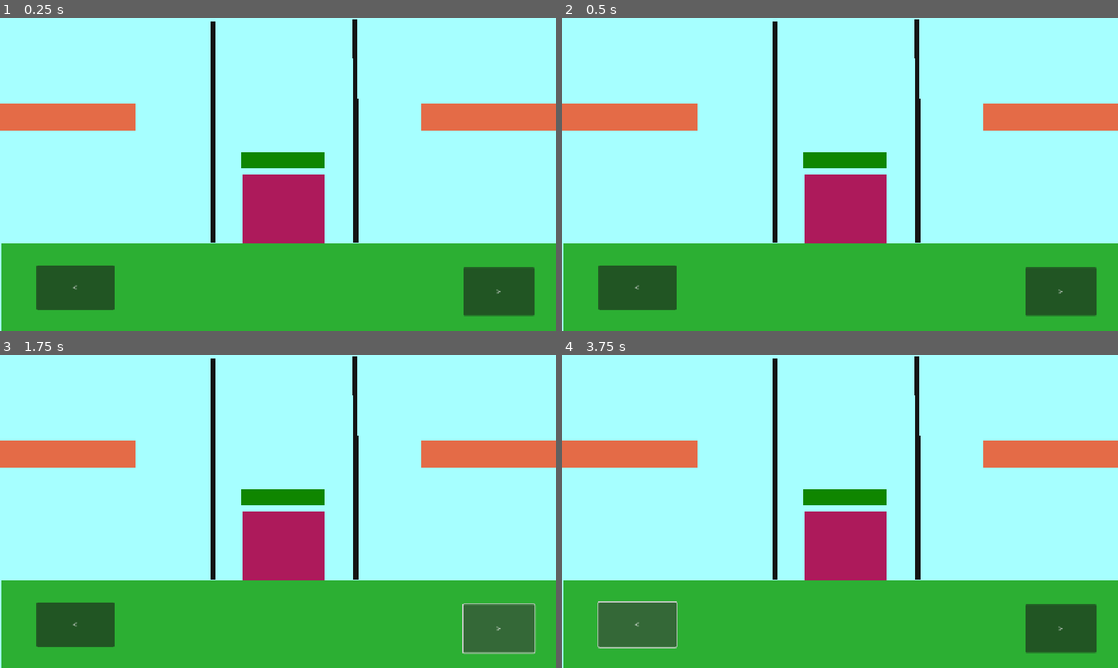
Above: before the commit, frames 1-4 (two rows, left to right).
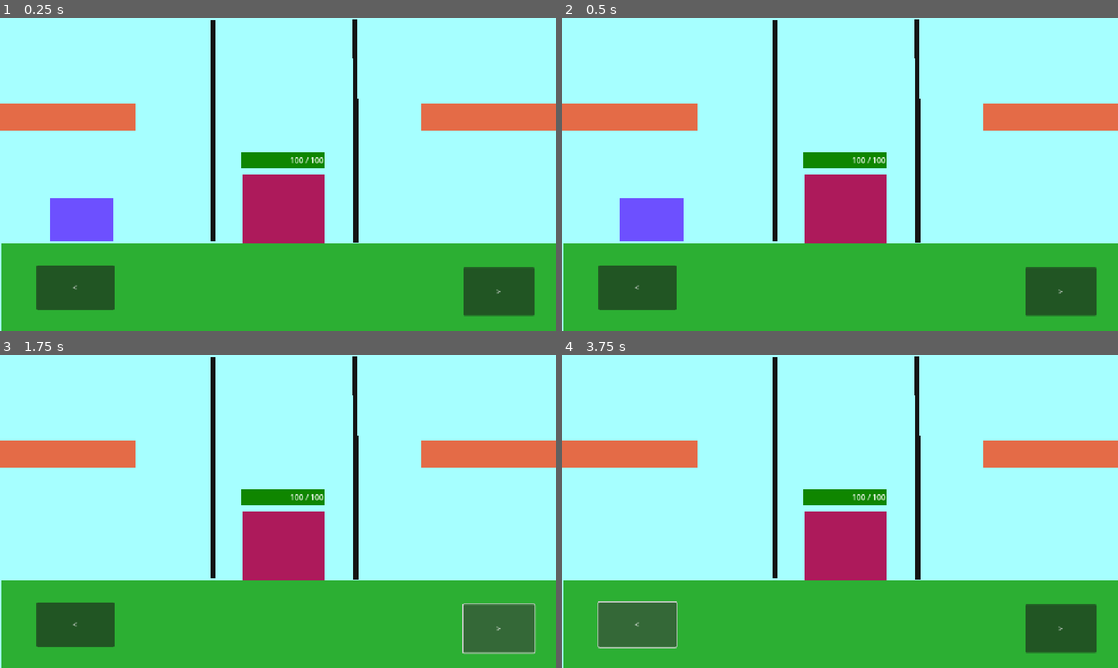
Above: after the commit, the same moments.

Repository: ninjadragonliu/Something
Game: Godot game, scene res://Scenes/world.tscn
Same seed, same stepped clock (60 frames per second), same inputs: the game is played once before the commit and once after it. The project has no main scene, so this scene is started directly.
Inputs:
- Up to frame 1 (0.25 s): no input
- Up to frame 2 (0.5 s): no input
- Up to frame 3 (1.75 s): click "<" at 0.5 s; click ">" at 1.25 s
- Up to frame 4 (3.75 s): click "<" at 2 s; click ">" at 2.75 s; click "<" at 3.5 s

The runs differ from the first frame. In frame 1, 1.6% of the frame differs, in the area x 9-59%, y 0-72%; in frame 2, 1.7%, in the area x 10-59%, y 0-72%; in frame 3, less than 0.1%; in frame 4, less than 0.1%.

Commit message:
added some code for player attacking on the left

Diff:
--- a/something/Scenes/events.tscn
+++ b/something/Scenes/events.tscn
@@ -24,6 +24,7 @@
 grow_horizontal = 2
 grow_vertical = 2
 texture = SubResource("CanvasTexture_6l0bw")
+metadata/_edit_lock_ = true
 
 [node name="VBoxContainer" type="VBoxContainer" parent="."]
 layout_mode = 1
@@ -76,6 +77,7 @@
 grow_horizontal = 0
 theme_override_font_sizes/font_size = 40
 text = "X"
+metadata/_edit_lock_ = true
 
 [node name="TextureRect" type="TextureRect" parent="."]
 self_modulate = Color(0.454902, 1, 1, 1)
@@ -102,7 +104,8 @@
 offset_bottom = 93.0
 grow_horizontal = 2
 theme_override_font_sizes/font_size = 40
-text = "Event"
+text = "Events"
 horizontal_alignment = 1
+vertical_alignment = 1
 
 [connection signal="pressed" from="Back" to="." method="_on_back_pressed"]
--- a/something/Scenes/levels.tscn
+++ b/something/Scenes/levels.tscn
@@ -1,4 +1,6 @@
-[gd_scene load_steps=4 format=3 uid="uid://dsgm4fplk58dm"]
+[gd_scene load_steps=5 format=3 uid="uid://dsgm4fplk58dm"]
+
+[ext_resource type="Script" uid="uid://crfhyynmj2bju" path="res://Scripts/levels.gd" id="1_yh33m"]
 
 [sub_resource type="CanvasTexture" id="CanvasTexture_kmev3"]
 
@@ -13,6 +15,8 @@
 anchor_bottom = 1.0
 grow_horizontal = 2
 grow_vertical = 2
+script = ExtResource("1_yh33m")
+metadata/_edit_lock_ = true
 
 [node name="Background" type="TextureRect" parent="."]
 self_modulate = Color(3.85046e-07, 0.856162, 0.856695, 1)
@@ -121,7 +125,6 @@
 offset_right = 182.0
 offset_bottom = 533.0
 text = "button"
-metadata/_edit_lock_ = true
 
 [node name="Button2" type="Button" parent="."]
 layout_mode = 0
@@ -143,19 +146,19 @@
 
 [node name="Button4" type="Button" parent="."]
 layout_mode = 0
-offset_left = 756.0
-offset_top = 39.0
-offset_right = 817.0
-offset_bottom = 70.0
+offset_left = 711.0
+offset_top = 38.0
+offset_right = 772.0
+offset_bottom = 69.0
 text = "button"
 metadata/_edit_lock_ = true
 
 [node name="Button5" type="Button" parent="."]
 layout_mode = 0
-offset_left = 1050.0
-offset_top = 36.0
-offset_right = 1111.0
-offset_bottom = 67.0
+offset_left = 933.0
+offset_top = 37.0
+offset_right = 994.0
+offset_bottom = 68.0
 text = "button"
 metadata/_edit_lock_ = true
 
@@ -165,3 +168,16 @@
 offset_right = 135.0
 offset_bottom = 115.0
 texture = SubResource("CanvasTexture_xgx5e")
+
+[node name="Back" type="Button" parent="."]
+layout_mode = 1
+anchors_preset = 1
+anchor_left = 1.0
+anchor_right = 1.0
+offset_left = -63.0
+offset_bottom = 65.0
+grow_horizontal = 0
+theme_override_font_sizes/font_size = 40
+text = "X"
+
+[connection signal="pressed" from="Back" to="." method="_on_back_pressed"]
--- a/something/Scenes/main_page.tscn
+++ b/something/Scenes/main_page.tscn
@@ -23,8 +23,8 @@
 
 [node name="Profile Pic" type="TextureRect" parent="Panel"]
 layout_mode = 0
-offset_right = 73.0
-offset_bottom = 60.0
+offset_right = 150.0
+offset_bottom = 118.0
 texture = SubResource("CanvasTexture_dnbbj")
 
 [node name="Play" type="Button" parent="Panel"]
@@ -33,11 +33,11 @@
 anchor_top = 1.0
 anchor_bottom = 1.0
 offset_left = 36.0
-offset_top = -67.0
-offset_right = 94.0
+offset_top = -126.0
+offset_right = 194.0
 offset_bottom = -24.0
 grow_vertical = 0
-theme_override_font_sizes/font_size = 25
+theme_override_font_sizes/font_size = 40
 text = "Play"
 
 [node name="Character" type="Button" parent="Panel"]
@@ -45,30 +45,35 @@
 anchors_preset = 2
 anchor_top = 1.0
 anchor_bottom = 1.0
-offset_left = 121.0
-offset_top = -58.0
-offset_right = 206.0
-offset_bottom = -27.0
+offset_left = 219.0
+offset_top = -104.0
+offset_right = 336.0
+offset_bottom = -36.0
 grow_vertical = 0
+theme_override_font_sizes/font_size = 30
 text = "Character"
 
 [node name="VBoxContainer" type="VBoxContainer" parent="Panel"]
 layout_mode = 0
-offset_left = 77.0
-offset_right = 117.0
-offset_bottom = 40.0
+offset_left = 159.0
+offset_top = 17.0
+offset_right = 267.0
+offset_bottom = 94.0
 
 [node name="PlayerName" type="Label" parent="Panel/VBoxContainer"]
 layout_mode = 2
 text = "Player Name: "
+metadata/_edit_lock_ = true
 
 [node name="ID" type="Label" parent="Panel/VBoxContainer"]
 layout_mode = 2
 text = "Id: "
+metadata/_edit_lock_ = true
 
 [node name="Wave" type="Label" parent="Panel/VBoxContainer"]
 layout_mode = 2
 text = "Wave"
+metadata/_edit_lock_ = true
 
 [node name="Currency" type="Label" parent="Panel"]
 layout_mode = 1
--- a/something/Scenes/overworld_map.tscn
+++ b/something/Scenes/overworld_map.tscn
@@ -26,6 +26,7 @@
 grow_horizontal = 2
 grow_vertical = 2
 texture = SubResource("CanvasTexture_4nuo2")
+metadata/_edit_lock_ = true
 
 [node name="City" type="TextureRect" parent="."]
 self_modulate = Color(0.215686, 0.282353, 0.313726, 1)
@@ -39,6 +40,7 @@
 offset_bottom = -74.0
 grow_vertical = 0
 texture = SubResource("CanvasTexture_4raw4")
+metadata/_edit_lock_ = true
 
 [node name="Label" type="Label" parent="City"]
 layout_mode = 1
@@ -63,6 +65,7 @@
 offset_right = 871.0
 offset_bottom = 349.0
 texture = SubResource("CanvasTexture_def1s")
+metadata/_edit_lock_ = true
 
 [node name="Label" type="Label" parent="Water body"]
 layout_mode = 1
@@ -81,10 +84,10 @@
 
 [node name="Button" type="Button" parent="."]
 layout_mode = 0
-offset_left = 537.0
-offset_top = 463.0
-offset_right = 599.0
-offset_bottom = 494.0
+offset_left = 557.0
+offset_top = 473.0
+offset_right = 619.0
+offset_bottom = 504.0
 text = "Button"
 
 [node name="Button11" type="Button" parent="."]
@@ -97,18 +100,18 @@
 
 [node name="Button2" type="Button" parent="."]
 layout_mode = 0
-offset_left = 776.0
-offset_top = 461.0
-offset_right = 838.0
-offset_bottom = 492.0
+offset_left = 786.0
+offset_top = 476.0
+offset_right = 848.0
+offset_bottom = 507.0
 text = "Button"
 
 [node name="Button3" type="Button" parent="."]
 layout_mode = 0
-offset_left = 958.0
-offset_top = 433.0
-offset_right = 1020.0
-offset_bottom = 464.0
+offset_left = 976.0
+offset_top = 480.0
+offset_right = 1038.0
+offset_bottom = 511.0
 text = "Button"
 
 [node name="Button4" type="Button" parent="."]
@@ -153,18 +156,18 @@
 
 [node name="Button9" type="Button" parent="."]
 layout_mode = 0
-offset_left = 119.0
-offset_top = 45.0
-offset_right = 181.0
-offset_bottom = 76.0
+offset_left = 126.0
+offset_top = 64.0
+offset_right = 188.0
+offset_bottom = 95.0
 text = "Button"
 
 [node name="Button10" type="Button" parent="."]
 layout_mode = 0
-offset_left = 126.0
-offset_top = 199.0
-offset_right = 188.0
-offset_bottom = 230.0
+offset_left = 132.0
+offset_top = 190.0
+offset_right = 194.0
+offset_bottom = 221.0
 text = "Button"
 
 [node name="Back" type="Button" parent="."]
@@ -172,10 +175,11 @@
 anchors_preset = 1
 anchor_left = 1.0
 anchor_right = 1.0
-offset_left = -40.0
-offset_bottom = 31.0
+offset_left = -61.0
+offset_bottom = 63.0
 grow_horizontal = 0
-theme_override_font_sizes/font_size = 30
+theme_override_font_sizes/font_size = 40
 text = "X"
+metadata/_edit_lock_ = true
 
 [connection signal="pressed" from="Back" to="." method="_on_back_pressed"]
--- a/something/Scenes/world.tscn
+++ b/something/Scenes/world.tscn
@@ -1,4 +1,8 @@
-[gd_scene load_steps=7 format=3 uid="uid://dlhpeoka1b654"]
+[gd_scene load_steps=9 format=3 uid="uid://dlhpeoka1b654"]
+
+[ext_resource type="Script" uid="uid://b3vn5535ocs7l" path="res://Scripts/world.gd" id="1_a02cp"]
+[ext_resource type="PackedScene" uid="uid://bgbd8dgd1ug5c" path="res://nodes/player.tscn" id="2_5a7ea"]
+[ext_resource type="PackedScene" uid="uid://c0sqejtl1m838" path="res://nodes/enemy.tscn" id="3_8j60k"]
 
 [sub_resource type="CanvasTexture" id="CanvasTexture_yp4wr"]
 
@@ -9,9 +13,8 @@
 
 [sub_resource type="CanvasTexture" id="CanvasTexture_5a7ea"]
 
-[sub_resource type="CanvasTexture" id="CanvasTexture_8j60k"]
-
 [sub_resource type="RectangleShape2D" id="RectangleShape2D_5a7ea"]
+size = Vector2(9, 460)
 
 [node name="World" type="Control"]
 layout_mode = 3
@@ -20,6 +23,7 @@
 anchor_bottom = 1.0
 grow_horizontal = 2
 grow_vertical = 2
+script = ExtResource("1_a02cp")
 metadata/_edit_lock_ = true
 
 [node name="Background" type="TextureRect" parent="."]
@@ -43,7 +47,7 @@
 texture = SubResource("CanvasTexture_a02cp")
 metadata/_edit_lock_ = true
 
-[node name="TextureRect" type="TextureRect" parent="."]
+[node name="PlatformLeft" type="TextureRect" parent="."]
 self_modulate = Color(0.893515, 0.420776, 0.278331, 1)
 layout_mode = 0
 offset_left = 1.0
@@ -53,7 +57,7 @@
 texture = SubResource("CanvasTexture_go701")
 metadata/_edit_lock_ = true
 
-[node name="TextureRect2" type="TextureRect" parent="."]
+[node name="PlatformRight" type="TextureRect" parent="."]
 self_modulate = Color(0.893515, 0.420776, 0.278331, 1)
 layout_mode = 0
 offset_left = 873.0
@@ -72,19 +76,16 @@
 offset_bottom = 310.0
 texture = SubResource("CanvasTexture_5a7ea")
 
-[node name="Player" type="CharacterBody2D" parent="."]
+[node name="Label" type="Label" parent="Health"]
+layout_mode = 0
+offset_right = 171.0
+offset_bottom = 34.0
+text = "100 / 100"
+horizontal_alignment = 2
+vertical_alignment = 1
+
+[node name="Player" parent="." groups=["player"] instance=ExtResource("2_5a7ea")]
 position = Vector2(587, 394)
-
-[node name="Sprite2D" type="Sprite2D" parent="Player"]
-self_modulate = Color(0.677777, 0.101279, 0.357411, 1)
-position = Vector2(-1.00001, 0.499992)
-scale = Vector2(170, 143)
-texture = SubResource("CanvasTexture_8j60k")
-
-[node name="CollisionShape2D" type="CollisionShape2D" parent="Player"]
-visible = false
-position = Vector2(588, 417)
-shape = SubResource("RectangleShape2D_5a7ea")
 
 [node name="Left" type="Button" parent="."]
 layout_mode = 1
@@ -113,12 +114,22 @@
 grow_vertical = 0
 text = ">"
 
-[node name="Line2D" type="Line2D" parent="."]
-points = PackedVector2Array(441, 6, 441, 464)
+[node name="LineLeft" type="Area2D" parent="."]
+
+[node name="Line2D" type="Line2D" parent="LineLeft"]
+points = PackedVector2Array(440, 5, 440, 247, 440, 462)
 default_color = Color(0.0768358, 0.0768358, 0.0768358, 1)
-metadata/_edit_lock_ = true
+
+[node name="CollisionShape2D" type="CollisionShape2D" parent="LineLeft"]
+position = Vector2(439.5, 232)
+shape = SubResource("RectangleShape2D_5a7ea")
 
 [node name="Line2D2" type="Line2D" parent="."]
 points = PackedVector2Array(735, 2, 736, 229, 736, 463)
 default_color = Color(0.0784314, 0.0784314, 0.0784314, 1)
-metadata/_edit_lock_ = true
+
+[node name="Enemy" parent="." groups=["enemies"] instance=ExtResource("3_8j60k")]
+position = Vector2(154, 416)
+
+[connection signal="pressed" from="Left" to="." method="_on_left_pressed"]
+[connection signal="pressed" from="Right" to="." method="_on_right_pressed"]
--- /dev/null
+++ b/something/Scripts/enemy.gd
@@ -0,0 +1,11 @@
+extends CharacterBody2D
+
+var health = 1
+
+func _process(delta: float) -> void:
+	position.x += 1
+
+func take_damage(damage : int):
+	health -= 1
+	if health == 0:
+		queue_free()
--- /dev/null
+++ b/something/Scripts/global.gd
@@ -0,0 +1,3 @@
+extends Node
+
+var health = 100
--- /dev/null
+++ b/something/Scripts/levels.gd
@@ -0,0 +1,6 @@
+extends Control
+
+
+
+func _on_back_pressed() -> void:
+	get_tree().change_scene_to_file("res://Scenes/overworld_map.tscn")
--- /dev/null
+++ b/something/Scripts/player.gd
@@ -0,0 +1,8 @@
+extends CharacterBody2D
+
+
+func attack():
+	# call enemy take_damage function
+	var enemies = get_tree().get_nodes_in_group("enemies")
+	for enemy in enemies:
+		enemy.take_damage(1)
--- /dev/null
+++ b/something/Scripts/world.gd
@@ -0,0 +1,15 @@
+extends Control
+
+@onready var player = get_tree().get_nodes_in_group("player")[0]
+
+func _on_left_pressed() -> void:
+	# if enemy comes into line
+		# attack 1 hit ko
+	player.attack()
+
+
+
+func _on_right_pressed() -> void:
+	# if enemy comes into line
+		# attack 1 hit ko
+	pass # Replace with function body.
--- /dev/null
+++ b/something/nodes/enemy.tscn
@@ -0,0 +1,21 @@
+[gd_scene load_steps=4 format=3 uid="uid://c0sqejtl1m838"]
+
+[ext_resource type="Script" uid="uid://brtxbdd1qf2ye" path="res://Scripts/enemy.gd" id="1_vx18p"]
+
+[sub_resource type="CanvasTexture" id="CanvasTexture_fo5ed"]
+
+[sub_resource type="RectangleShape2D" id="RectangleShape2D_5ukr8"]
+size = Vector2(132, 89)
+
+[node name="Enemy" type="CharacterBody2D"]
+script = ExtResource("1_vx18p")
+
+[node name="Sprite2D" type="Sprite2D" parent="."]
+self_modulate = Color(0.427451, 0.313726, 1, 1)
+position = Vector2(-3.8147e-06, 0.500012)
+scale = Vector2(132, 89)
+texture = SubResource("CanvasTexture_fo5ed")
+
+[node name="CollisionShape2D" type="CollisionShape2D" parent="."]
+position = Vector2(0, 0.5)
+shape = SubResource("RectangleShape2D_5ukr8")
--- /dev/null
+++ b/something/nodes/player.tscn
@@ -0,0 +1,21 @@
+[gd_scene load_steps=4 format=3 uid="uid://bgbd8dgd1ug5c"]
+
+[ext_resource type="Script" uid="uid://t4cr3dwvl4u1" path="res://Scripts/player.gd" id="1_u63mc"]
+
+[sub_resource type="CanvasTexture" id="CanvasTexture_8j60k"]
+
+[sub_resource type="RectangleShape2D" id="RectangleShape2D_go701"]
+size = Vector2(170, 143)
+
+[node name="Player" type="CharacterBody2D"]
+script = ExtResource("1_u63mc")
+
+[node name="Sprite2D" type="Sprite2D" parent="."]
+self_modulate = Color(0.677777, 0.101279, 0.357411, 1)
+position = Vector2(-1.00001, 0.499992)
+scale = Vector2(170, 143)
+texture = SubResource("CanvasTexture_8j60k")
+
+[node name="CollisionShape2D" type="CollisionShape2D" parent="."]
+position = Vector2(-1, 0.5)
+shape = SubResource("RectangleShape2D_go701")
--- a/something/project.godot
+++ b/something/project.godot
@@ -14,6 +14,10 @@
 config/features=PackedStringArray("4.4", "Mobile")
 config/icon="res://icon.svg"
 
+[autoload]
+
+Global="*res://Scripts/global.gd"
+
 [display]
 
 window/stretch/mode="canvas_items"
Not shown, added: something/Scripts/enemy.gd.uid
Not shown, added: something/Scripts/global.gd.uid
Not shown, added: something/Scripts/levels.gd.uid
Not shown, added: something/Scripts/player.gd.uid
Not shown, added: something/Scripts/world.gd.uid
